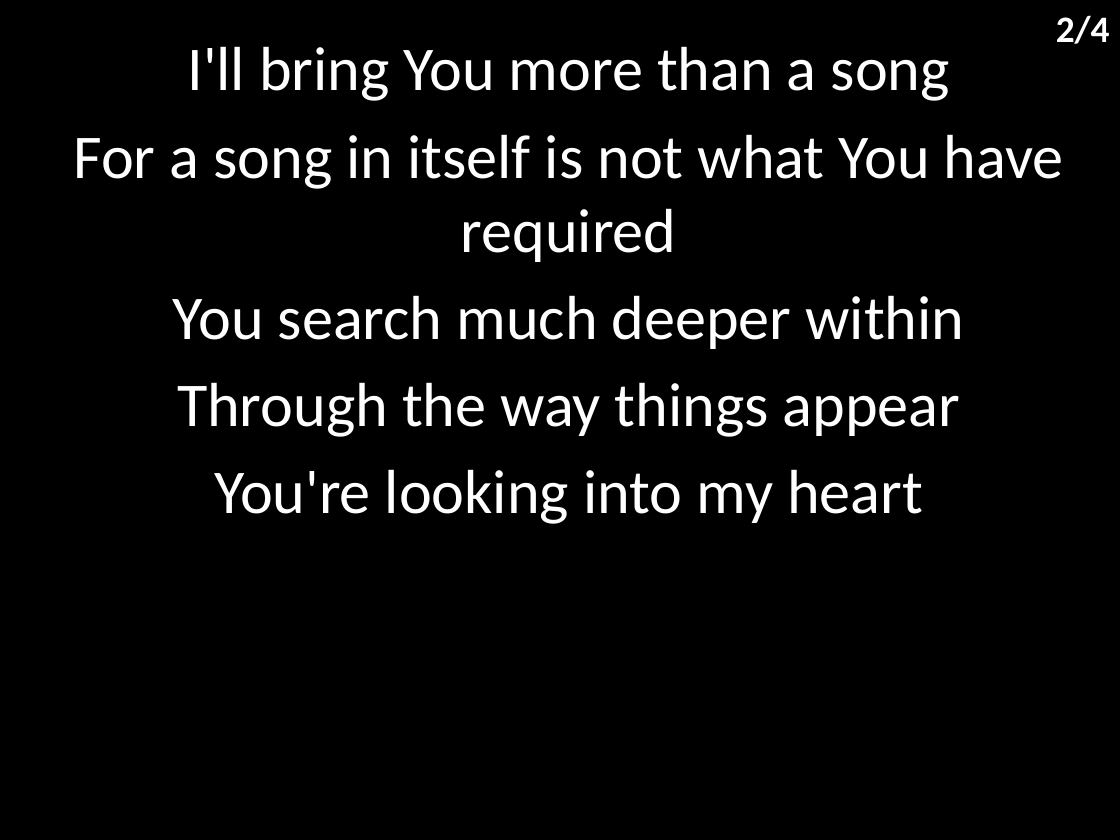
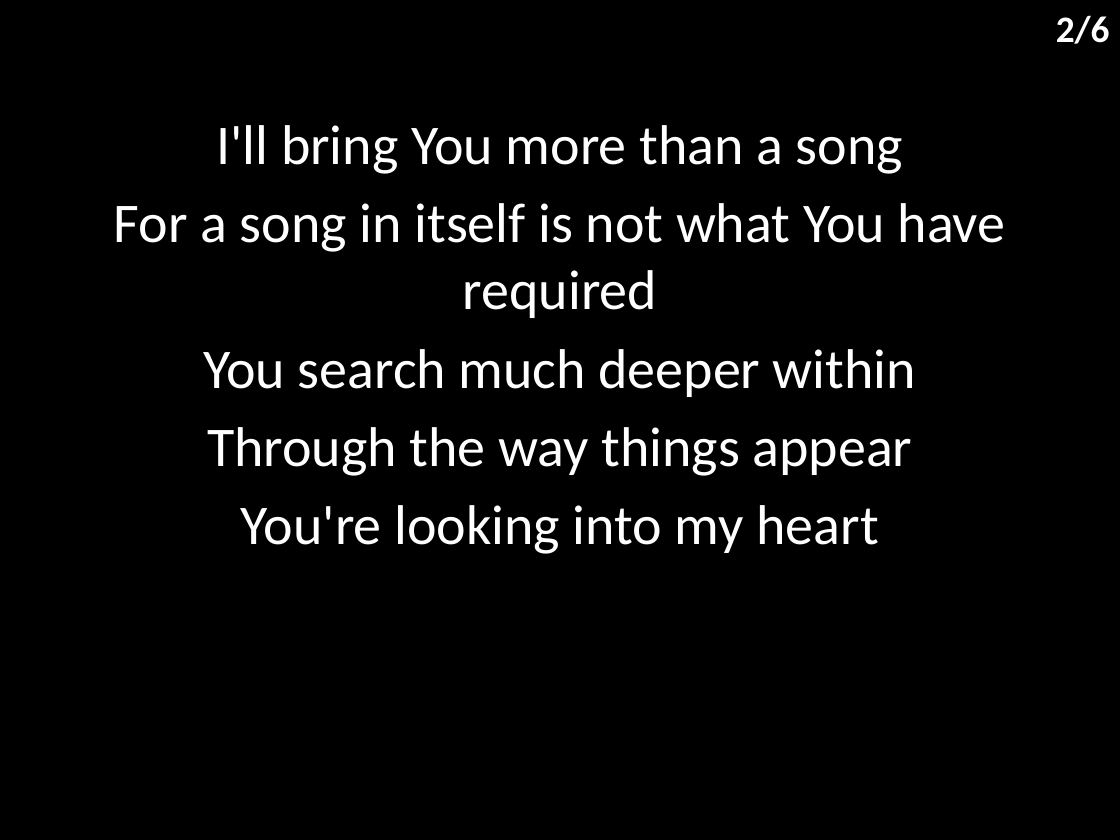
Before and after one commit to hoo-are-ya/worship, a slide deck: slide 3 of docs/songs/heart of worship.pptx. Drawn at 1120x840 pixels with LibreOffice and Linux fonts; fonts in the diff are those of the drawing. Boxes give left, top, right and bottom in pixels: in the first picture for what was removed or moved away, otherwise in the second. Text is boxed around its words. In the diff, an @@ line names an element or a change of style, - is before the commit and + after.

```diff
--- a/docs/songs/heart of worship.pptx
+++ b/docs/songs/heart of worship.pptx
@@ text at [1056,15,1110,44]: text changed @@
-2/4
+2/6
@@ subtitle "I'll bring You more than ...": place and size @@
-subtitle "I'll bring You more than ..." at [73,46,1064,524]
+subtitle "I'll bring You more than ..." at [114,125,1006,554]
@@ subtitle "I'll bring You more than ..." at [114,125,1006,554]: size 40 to 36 pt @@
```
Also in this commit, not shown: 3 other slides changed, 2 slides added, 4 other files.
